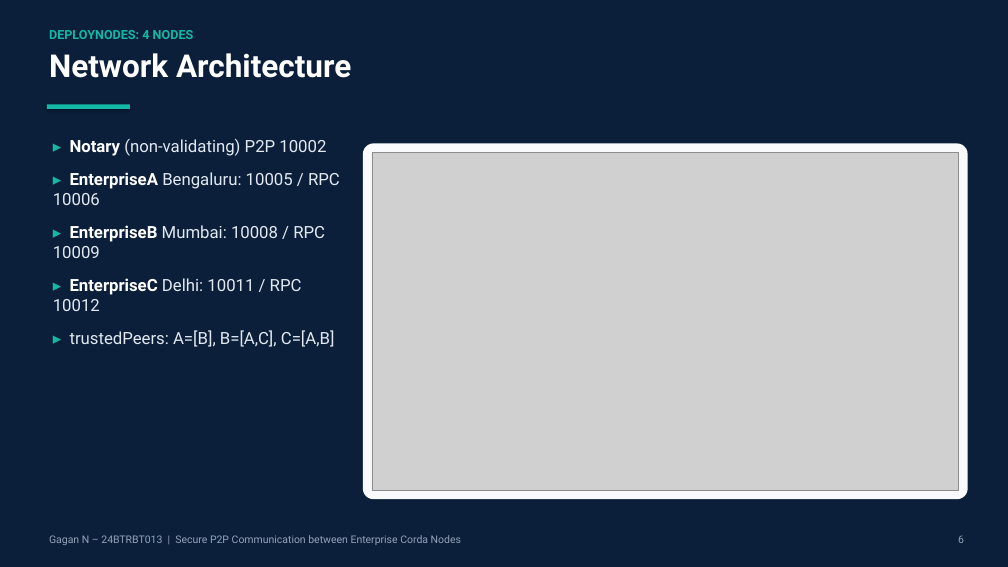
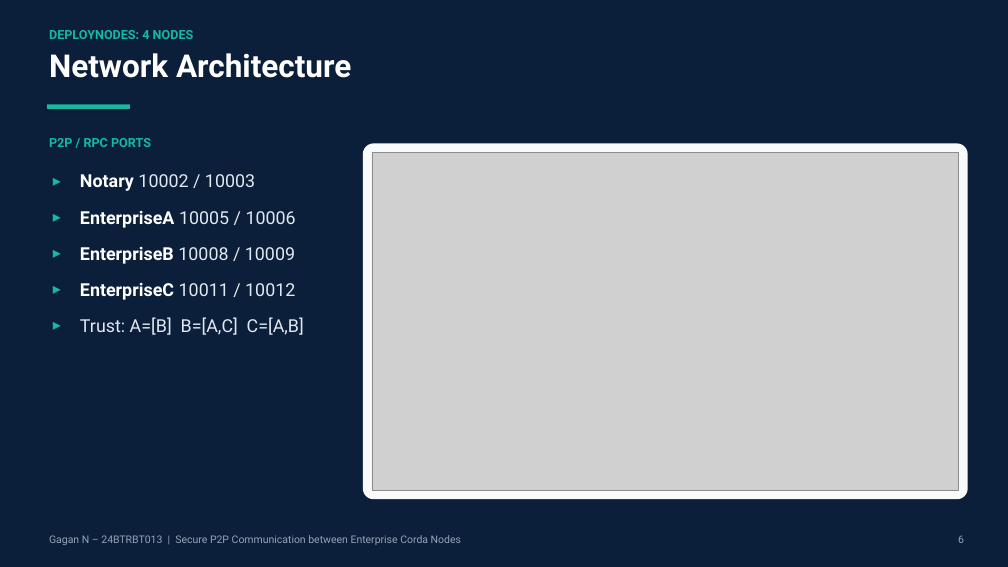
Before and after one commit to Momo-1628/secure-p2p-corda-nodes, a slide deck: slide 6 of ppt/Topic12_Secure_P2P_Corda_24BTRBT013.pptx. Drawn at 1008x567 pixels with LibreOffice and Linux fonts; fonts in the diff are those of the drawing; grey boxes stand for pictures. Boxes give left, top, right and bottom in pixels: in the first picture for what was removed or moved away, otherwise in the second. Text is boxed around its words. In the diff, an @@ line names an element or a change of style, - is before the commit and + after.

```diff
--- a/ppt/Topic12_Secure_P2P_Corda_24BTRBT013.pptx
+++ b/ppt/Topic12_Secure_P2P_Corda_24BTRBT013.pptx
@@ text added at (x1=49, y1=138, x2=151, y2=147), 12 pt, text #14B8A6, bold @@
+P2P / RPC PORTS
@@ text at (x1=80, y1=174, x2=304, y2=335): text changed; size 16 to 17 pt @@
-▸ Notary (non-validating) P2P 10002
-▸ EnterpriseA Bengaluru: 10005 / RPC 10006
-▸ EnterpriseB Mumbai: 10008 / RPC 10009
-▸ EnterpriseC Delhi: 10011 / RPC 10012
-▸ trustedPeers: A=[B], B=[A,C], C=[A,B]
+▸ Notary 10002 / 10003
+▸ EnterpriseA 10005 / 10006
+▸ EnterpriseB 10008 / 10009
+▸ EnterpriseC 10011 / 10012
+▸ Trust: A=[B] B=[A,C] C=[A,B]
```
Also in this commit, not shown: 15 other slides changed, 2 other files.
